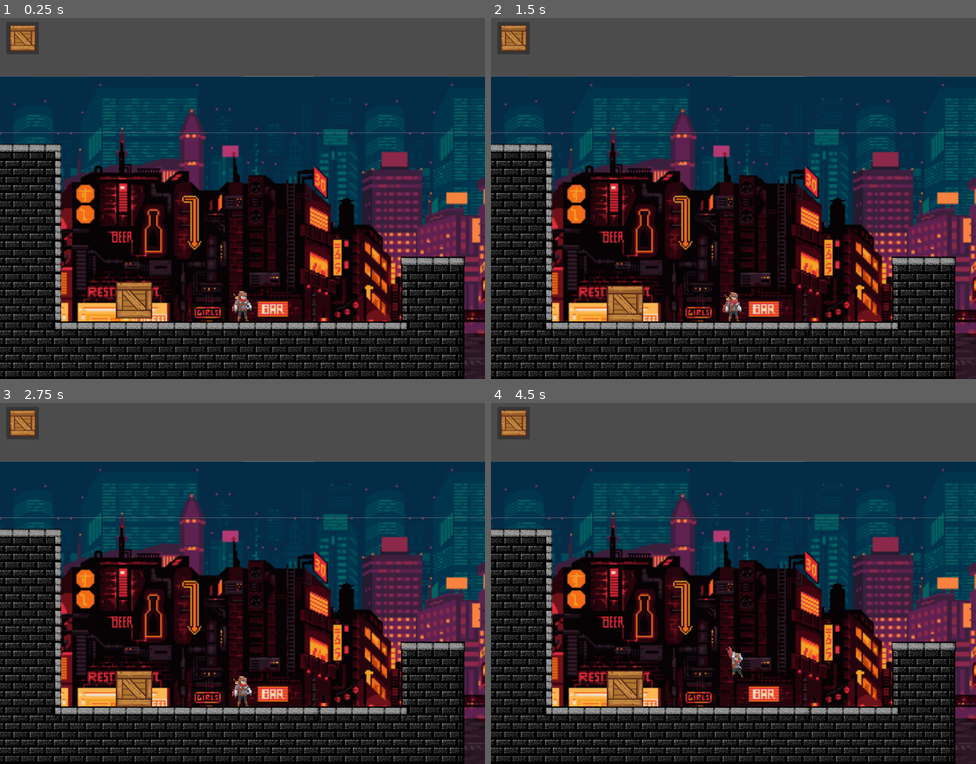
Above: before the commit, frames 1-4 (two rows, left to right).
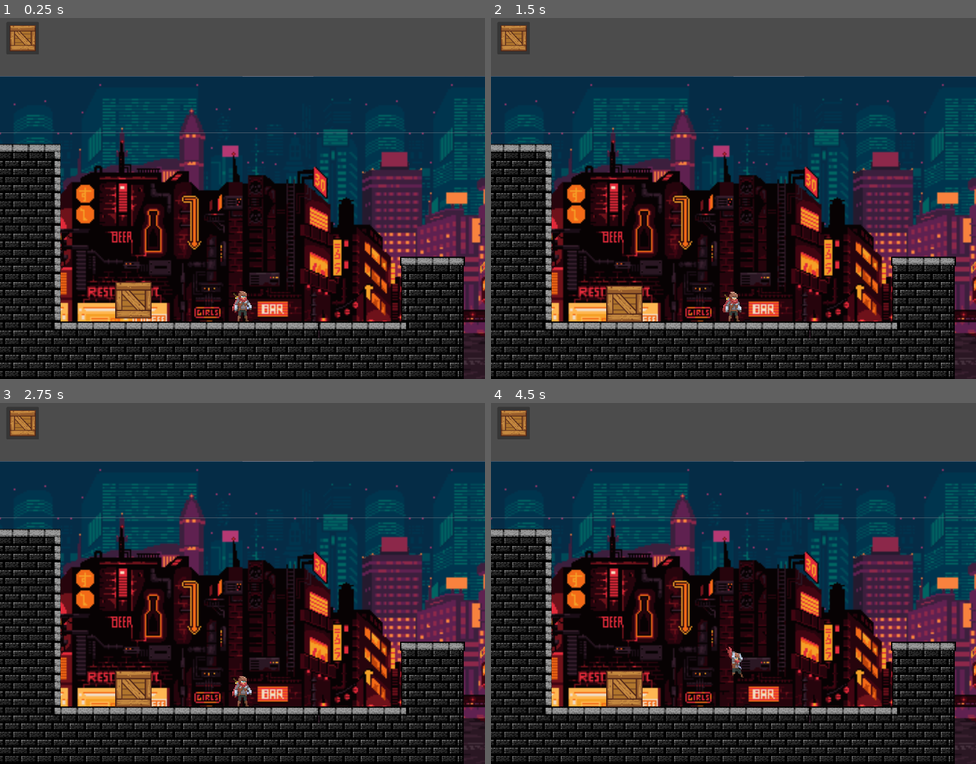
Above: after the commit, the same moments.

Repository: J-Vernay/wonderjam-hiver2021
Game: Godot game, scene res://Levels/Level1.tscn
The game is run twice, just before and just after one commit, with the same random seed, the same clock (stepped at 60 frames per second) and the same inputs. This scene is started directly instead of the project's main scene. The engine's default icon, where the game draws it, is replaced by a stand-in: a white triangle on a blue panel in a dark square.
Inputs:
- Up to frame 1 (0.25 s): no input
- Up to frame 2 (1.5 s): tap Enter at 1.25 s
- Up to frame 3 (2.75 s): no input
- Up to frame 4 (4.5 s): tap Space at 4.25 s

The runs differ from the first frame. In frame 1, 1.8% of the frame differs, in the area x 0-96%, y 16-100%; in frame 2, 2.5%, in the area x 0-100%, y 16-100%; in frame 3, 2.5%; in frame 4, 2.5%.

Commit message:
Level1 now uses LevelBase

Diff:
--- a/Levels/Level1.tscn
+++ b/Levels/Level1.tscn
@@ -4,7 +4,7 @@
 [ext_resource path="res://Levels/ForegroundTileset.tres" type="TileSet" id=2]
 [ext_resource path="res://Levels/ParallaxBackground.tscn" type="PackedScene" id=3]
 [ext_resource path="res://TestZone/Debris.tscn" type="PackedScene" id=4]
-[ext_resource path="res://TestZone/World.gd" type="Script" id=5]
+[ext_resource path="res://Levels/LevelBase.gd" type="Script" id=5]
 [ext_resource path="res://TestZone/DebrisSpawner.tscn" type="PackedScene" id=6]
 [ext_resource path="res://TestZone/Button.tscn" type="PackedScene" id=7]
 [ext_resource path="res://TestZone/Porte Montante.tscn" type="PackedScene" id=8]
@@ -85,6 +85,11 @@
 scale = Vector2( 1, 2.5 )
 z_index = -1
 isOpening = false
+
+[node name="Checkpoints" type="Node" parent="."]
+
+[node name="Start" type="Node2D" parent="Checkpoints"]
+position = Vector2( 0, 272 )
 [connection signal="activate" from="Button" to="Button/Porte Montante" method="open"]
 [connection signal="desactivate" from="Button" to="Button/Porte Montante" method="close"]
 [connection signal="activate" from="Button2" to="Button2/Porte Montante" method="close"]
